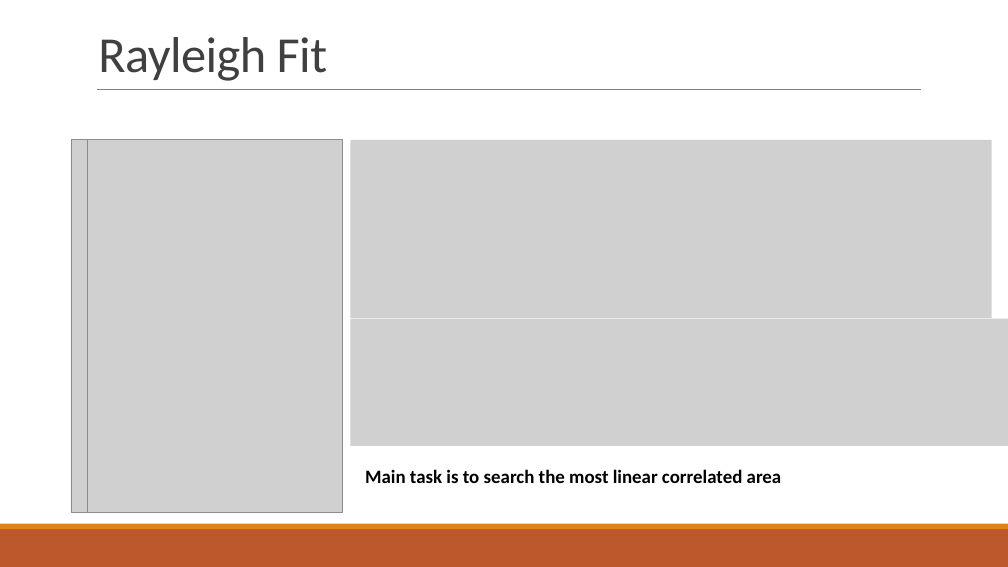
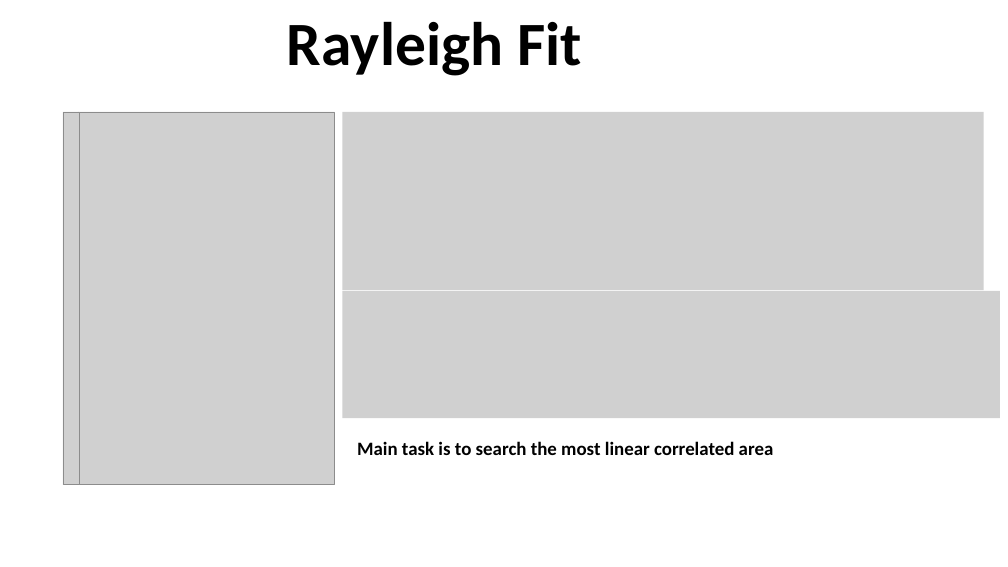
Before and after one commit to PollyNET/Pollynet_Processing_Chain, a slide deck: slide 6 of doc/Pollynet_Processing_Chain.pptx. Drawn at 1008x567 pixels with LibreOffice and Linux fonts; fonts in the diff are those of the drawing; grey boxes stand for pictures; background and template pictures are left out. Boxes give left, top, right and bottom in pixels: in the first picture for what was removed or moved away, otherwise in the second. Text is boxed around its words. In the diff, an @@ line names an element or a change of style, - is before the commit and + after.

```diff
--- a/doc/Pollynet_Processing_Chain.pptx
+++ b/doc/Pollynet_Processing_Chain.pptx
@@ title "Rayleigh Fit": place and size @@
-title "Rayleigh Fit" at [98, 37, 327, 81]
+title "Rayleigh Fit" at [287, 21, 582, 76]
@@ title "Rayleigh Fit" at [287, 21, 582, 76]: size 48 to 58.7 pt, text colour #404040 to #000000, letter spacing -0.5 to 0 pt, bold on; alignment left to centre; line spacing 0.85 to 1; vertical alignment bottom to top @@
@@ line removed from (97, 89) to (921, 89) @@
@@ picture: place and size @@
-picture at [71, 140, 88, 513]
+picture at [63, 112, 79, 485]
@@ 3 pictures: place and size @@
-3 pictures at [85, 140, 1008, 513]
+3 pictures at [78, 112, 1000, 485]
@@ text "Main task is to search ...": place and size @@
-text "Main task is to search ..." at [365, 469, 782, 483]
+text "Main task is to search ..." at [357, 441, 774, 455]
@@ rectangle removed at [0, 529, 1008, 567] @@
@@ rectangle removed at [0, 524, 1008, 529] @@
```
Also in this commit, not shown: 9 other slides changed, 3 slides added, 2 slides removed, 3 other files.
